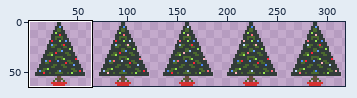
Pixel-art file -- assets/tree/tree_animation.aseprite. Above, an overview of the earlier version with the close-up marked.
Close-up. Before the edit:
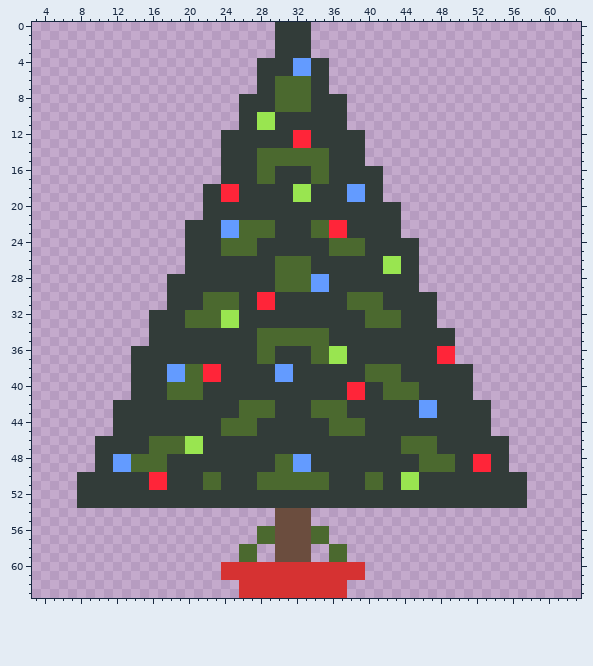
320x64 pixels, 1 frame. Shown: x 3..63, y 0..63. The wide view leaves out empty margins. The commit also changed other parts of the picture, which this record leaves out.
The result:
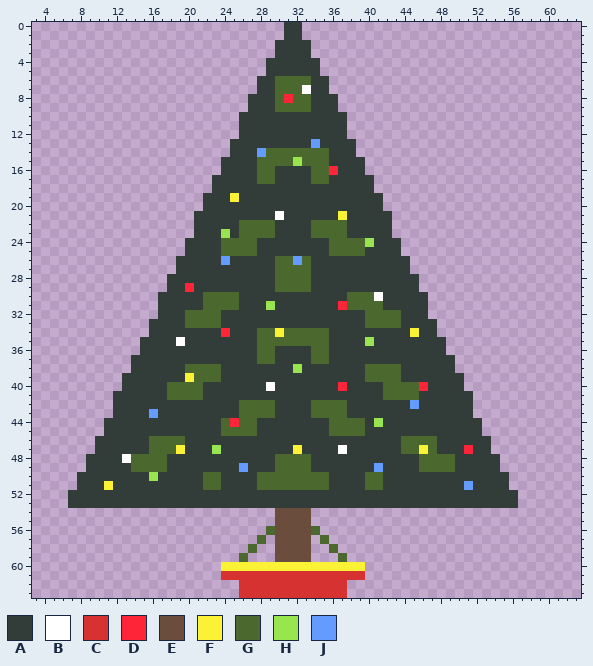
Palette (. is transparent): A #323c39  B #ffffff  C #d63232  D #ff2539  E #6b4d3e  F #fbf236  G #4b692f  H #99e550  J #639bff
Diff:
layer "Layer 2" added
--- layers "Layer 2", "Layer 1"
@@ x 3..63 @@
- 0 ...........................AAAA..............................
- 1 ...........................AAAA..............................
+ 0 ............................AA...............................
+ 1 ............................AA...............................
  2 ...........................AAAA..............................
  3 ...........................AAAA..............................
- 4 .........................AAAAJJAA............................
- 5 .........................AAAAJJAA............................
+ 4 ..........................AAAAAA.............................
+ 5 ..........................AAAAAA.............................
  6 .........................AAGGGGAA............................
- 7 .........................AAGGGGAA............................
- 8 .......................AAAAGGGGAAAA..........................
- 9 .......................AAAAGGGGAAAA..........................
-10 .......................AAHHAAAAAAAA..........................
-11 .......................AAHHAAAAAAAA..........................
-12 .....................AAAAAAAADDAAAAAA........................
-13 .....................AAAAAAAADDAAAAAA........................
-14 .....................AAAAGGGGGGGGAAAA........................
-15 .....................AAAAGGGGGGGGAAAA........................
-16 .....................AAAAGGAAAAGGAAAAAA......................
-17 .....................AAAAGGAAAAGGAAAAAA......................
-18 ...................AADDAAAAAAHHAAAAJJAA......................
-19 ...................AADDAAAAAAHHAAAAJJAA......................
-20 ...................AAAAAAAAAAAAAAAAAAAAAA....................
-21 ...................AAAAAAAAAAAAAAAAAAAAAA....................
-22 .................AAAAJJGGGGAAAAGGDDAAAAAA....................
-23 .................AAAAJJGGGGAAAAGGDDAAAAAA....................
-24 .................AAAAGGGGAAAAAAAAGGGGAAAAAA..................
-25 .................AAAAGGGGAAAAAAAAGGGGAAAAAA..................
-26 .................AAAAAAAAAAGGGGAAAAAAAAHHAA..................
-27 .................AAAAAAAAAAGGGGAAAAAAAAHHAA..................
-28 ...............AAAAAAAAAAAAGGGGJJAAAAAAAAAA..................
-29 ...............AAAAAAAAAAAAGGGGJJAAAAAAAAAA..................
-30 ...............AAAAGGGGAADDAAAAAAAAGGGGAAAAAA................
-31 ...............AAAAGGGGAADDAAAAAAAAGGGGAAAAAA................
-32 .............AAAAGGGGHHAAAAAAAAAAAAAAGGGGAAAA................
-33 .............AAAAGGGGHHAAAAAAAAAAAAAAGGGGAAAA................
-34 .............AAAAAAAAAAAAGGGGGGGGAAAAAAAAAAAAAA..............
-35 .............AAAAAAAAAAAAGGGGGGGGAAAAAAAAAAAAAA..............
-36 ...........AAAAAAAAAAAAAAGGAAAAGGHHAAAAAAAAAADD..............
-37 ...........AAAAAAAAAAAAAAGGAAAAGGHHAAAAAAAAAADD..............
-38 ...........AAAAJJGGDDAAAAAAJJAAAAAAAAGGGGAAAAAAAA............
-39 ...........AAAAJJGGDDAAAAAAJJAAAAAAAAGGGGAAAAAAAA............
-40 ...........AAAAGGGGAAAAAAAAAAAAAAAADDAAGGGGAAAAAA............
-41 ...........AAAAGGGGAAAAAAAAAAAAAAAADDAAGGGGAAAAAA............
-42 .........AAAAAAAAAAAAAAGGGGAAAAGGGGAAAAAAAAJJAAAAAA..........
-43 .........AAAAAAAAAAAAAAGGGGAAAAGGGGAAAAAAAAJJAAAAAA..........
-44 .........AAAAAAAAAAAAGGGGAAAAAAAAGGGGAAAAAAAAAAAAAA..........
-45 .........AAAAAAAAAAAAGGGGAAAAAAAAGGGGAAAAAAAAAAAAAA..........
-46 .......AAAAAAGGGGHHAAAAAAAAAAAAAAAAAAAAAAGGGGAAAAAAAA........
-47 .......AAAAAAGGGGHHAAAAAAAAAAAAAAAAAAAAAAGGGGAAAAAAAA........
-48 .......AAJJGGGGAAAAAAAAAAAAGGJJAAAAAAAAAAAAGGGGAADDAA........
-49 .......AAJJGGGGAAAAAAAAAAAAGGJJAAAAAAAAAAAAGGGGAADDAA........
-50 .....AAAAAAAADDAAAAGGAAAAGGGGGGGGAAAAGGAAHHAAAAAAAAAAAA......
-51 .....AAAAAAAADDAAAAGGAAAAGGGGGGGGAAAAGGAAHHAAAAAAAAAAAA......
-52 .....AAAAAAAAAAAAAAAAAAAAAAAAAAAAAAAAAAAAAAAAAAAAAAAAAA......
-53 .....AAAAAAAAAAAAAAAAAAAAAAAAAAAAAAAAAAAAAAAAAAAAAAAAAA......
+ 7 .........................AAGGGBAA............................
+ 8 ........................AAAGDGGAAA...........................
+ 9 ........................AAAGGGGAAA...........................
+10 .......................AAAAAAAAAAAA..........................
+11 .......................AAAAAAAAAAAA..........................
+12 .......................AAAAAAAAAAAA..........................
+13 ......................AAAAAAAAAJAAAA.........................
+14 ......................AAAJGGGGGGGAAA.........................
+15 .....................AAAAGGGGHGGGAAAA........................
+16 .....................AAAAGGAAAAGGDAAA........................
+17 ....................AAAAAGGAAAAGGAAAAA.......................
+18 ....................AAAAAAAAAAAAAAAAAA.......................
+19 ...................AAAFAAAAAAAAAAAAAAAA......................
+20 ...................AAAAAAAAAAAAAAAAAAAA......................
+21 ..................AAAAAAAAABAAAAAAFAAAAA.....................
+22 ..................AAAAAGGGGAAAAGGGGAAAAA.....................
+23 ..................AAAHAGGGGAAAAGGGGAAAAA.....................
+24 .................AAAAGGGGAAAAAAAAGGGGHAAA....................
+25 .................AAAAGGGGAAAAAAAAGGGGAAAA....................
+26 ................AAAAAJAAAAAGGJGAAAAAAAAAAA...................
+27 ................AAAAAAAAAAAGGGGAAAAAAAAAAA...................
+28 ...............AAAAAAAAAAAAGGGGAAAAAAAAAAAA..................
+29 ...............AADAAAAAAAAAGGGGAAAAAAAAAAAA..................
+30 ..............AAAAAGGGGAAAAAAAAAAAAGGGBAAAAA.................
+31 ..............AAAAAGGGGAAAHAAAAAAADGGGGAAAAA.................
+32 ..............AAAGGGGAAAAAAAAAAAAAAAAGGGGAAA.................
+33 .............AAAAGGGGAAAAAAAAAAAAAAAAGGGGAAAA................
+34 .............AAAAAAAADAAAGGFGGGGGAAAAAAAAAFAA................
+35 ............AAAABAAAAAAAAGGGGGGGGAAAAHAAAAAAAA...............
+36 ............AAAAAAAAAAAAAGGAAAAGGAAAAAAAAAAAAA...............
+37 ...........AAAAAAAAAAAAAAGGAAAAGGAAAAAAAAAAAAAA..............
+38 ...........AAAAAAGGGGAAAAAAAAHAAAAAAAGGGGAAAAAA..............
+39 ..........AAAAAAAFGGGAAAAAAAAAAAAAAAAGGGGAAAAAAA.............
+40 ..........AAAAAGGGGAAAAAAABAAAAAAADAAAAGGGGDAAAA.............
+41 .........AAAAAAGGGGAAAAAAAAAAAAAAAAAAAAGGGGAAAAAA............
+42 .........AAAAAAAAAAAAAAGGGGAAAAGGGGAAAAAAAJAAAAAA............
+43 .........AAAAJAAAAAAAAAGGGGAAAAGGGGAAAAAAAAAAAAAA............
+44 ........AAAAAAAAAAAAAGDGGAAAAAAAAGGGGAHAAAAAAAAAAA...........
+45 ........AAAAAAAAAAAAAGGGGAAAAAAAAGGGGAAAAAAAAAAAAA...........
+46 .......AAAAAAGGGGAAAAAAAAAAAAAAAAAAAAAAAAGGGGAAAAAA..........
+47 .......AAAAAAGGGFAAAHAAAAAAAAFAAAABAAAAAAGGFGAAADAA..........
+48 ......AAAABGGGGAAAAAAAAAAAAGGGGAAAAAAAAAAAAGGGGAAAAA.........
+49 ......AAAAAGGGGAAAAAAAAJAAAGGGGAAAAAAAJAAAAGGGGAAAAA.........
+50 .....AAAAAAAAHAAAAAGGAAAAGGGGGGGGAAAAGGAAAAAAAAAAAAAA........
+51 .....AAAFAAAAAAAAAAGGAAAAGGGGGGGGAAAAGGAAAAAAAAAJAAAA........
+52 ....AAAAAAAAAAAAAAAAAAAAAAAAAAAAAAAAAAAAAAAAAAAAAAAAAA.......
+53 ....AAAAAAAAAAAAAAAAAAAAAAAAAAAAAAAAAAAAAAAAAAAAAAAAAA.......
 54 ...........................EEEE..............................
 55 ...........................EEEE..............................
-56 .........................GGEEEEGG............................
-57 .........................GGEEEEGG............................
-58 .......................GG..EEEE..GG..........................
-59 .......................GG..EEEE..GG..........................
-60 .....................CCCCCCCCCCCCCCCC........................
+56 ..........................GEEEEG.............................
+57 .........................G.EEEE.G............................
+58 ........................G..EEEE..G...........................
+59 .......................G...EEEE...G..........................
+60 .....................FFFFFFFFFFFFFFFF........................
 61 .....................CCCCCCCCCCCCCCCC........................
